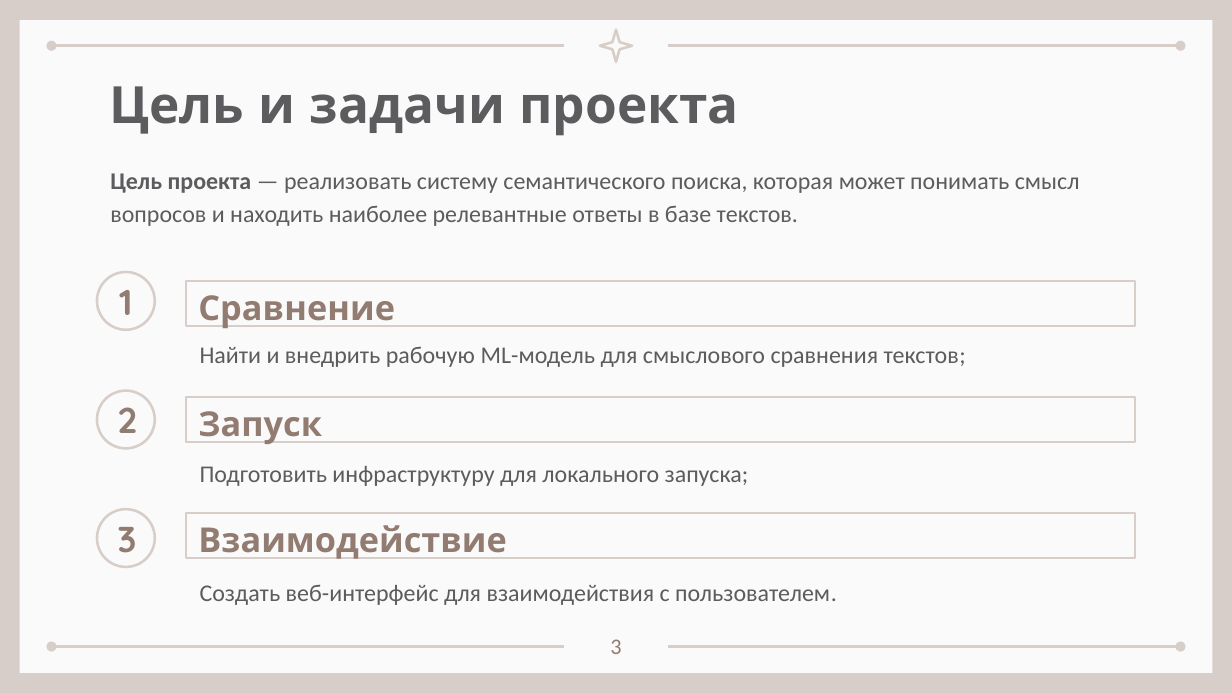
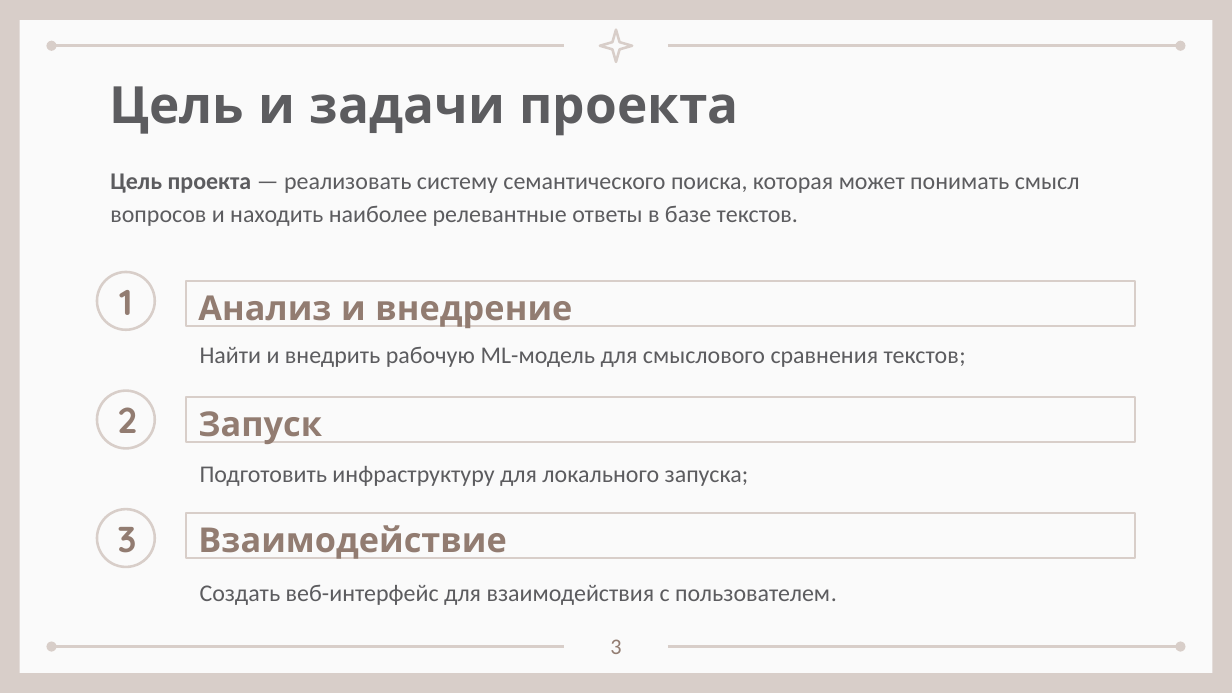
Before and after one commit to sevaTechoPark/BIDVA-hakaton, a slide deck: slide 3 of Защита проекта БИДВА май 2025.pptx. Drawn at 1232x693 pixels with LibreOffice and Linux fonts; fonts in the diff are those of the drawing. Boxes give left, top, right and bottom in pixels: in the first picture for what was removed or moved away, otherwise in the second. Text is boxed around its words. In the diff, an @@ line names an element or a change of style, - is before the commit and + after.

```diff
--- a/Защита проекта БИДВА май 2025.pptx
+++ b/Защита проекта БИДВА май 2025.pptx
@@ subtitle at <box>198,295,572,328</box>: text changed @@
-Сравнение
+Анализ и внедрение
```
Also in this commit, not shown: 7 other slides changed, 3 slides added, 2 slides removed.
